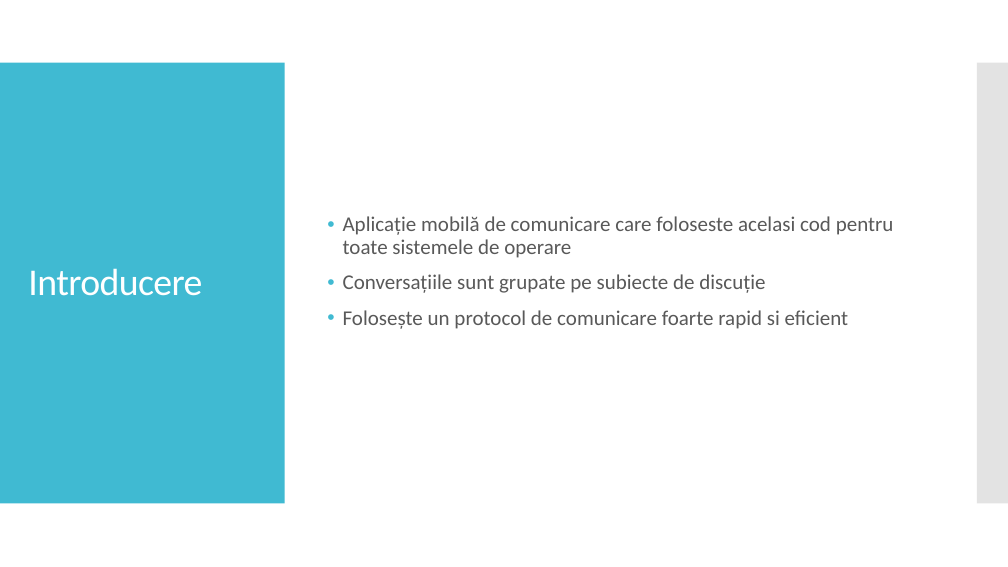
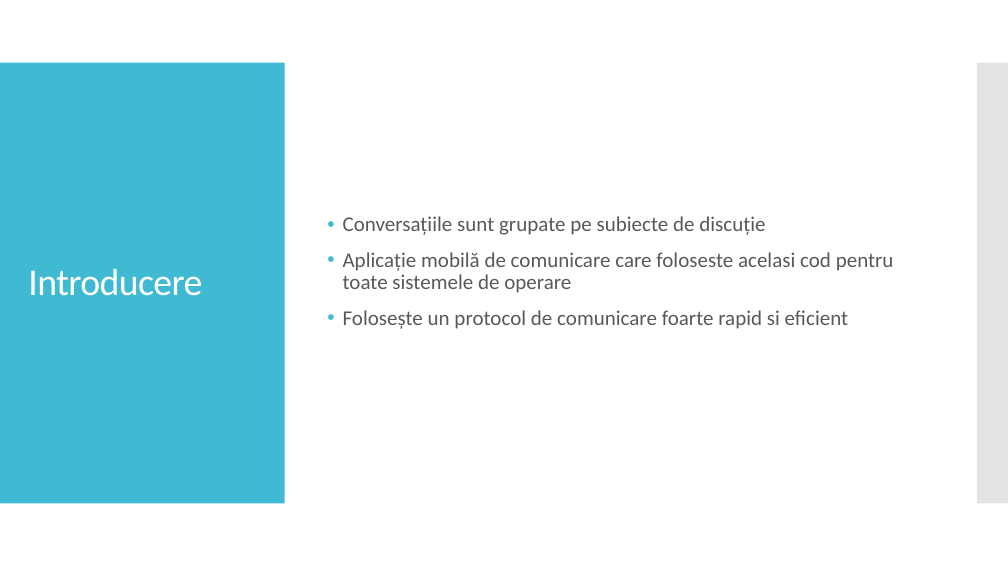
Before and after one commit to ionutholbia/topichat, a slide deck: slide 2 of Documentatie/Topichat Prezentare.pptx. Drawn at 1008x567 pixels with LibreOffice and Linux fonts; fonts in the diff are those of the drawing. Boxes give left, top, right and bottom in pixels: in the first picture for what was removed or moved away, otherwise in the second. Text is boxed around its words. In the diff, an @@ line names an element or a change of style, - is before the commit and + after.

Commit message:
small fix.

```diff
--- a/Documentatie/Topichat Prezentare.pptx
+++ b/Documentatie/Topichat Prezentare.pptx
@@ text at (343,216,765,235): paragraph added @@
+• Conversațiile sunt grupate pe subiecte de discuție
@@ text at (343,274,765,293): paragraph removed @@
-• Conversațiile sunt grupate pe subiecte de discuție
```
